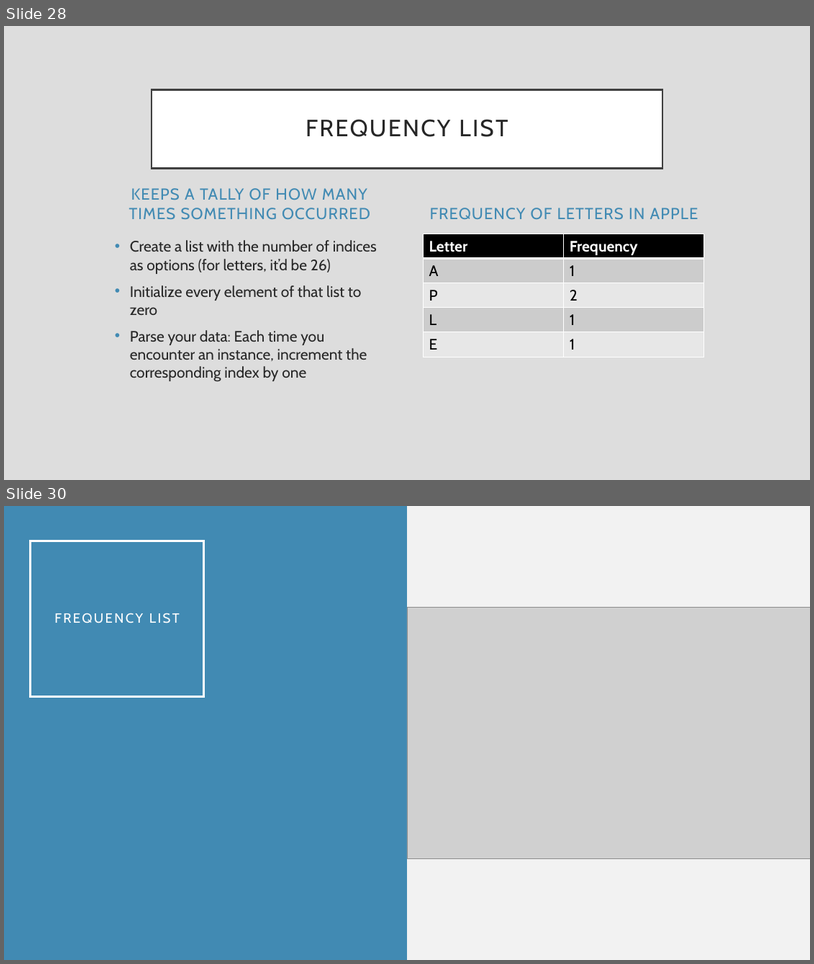
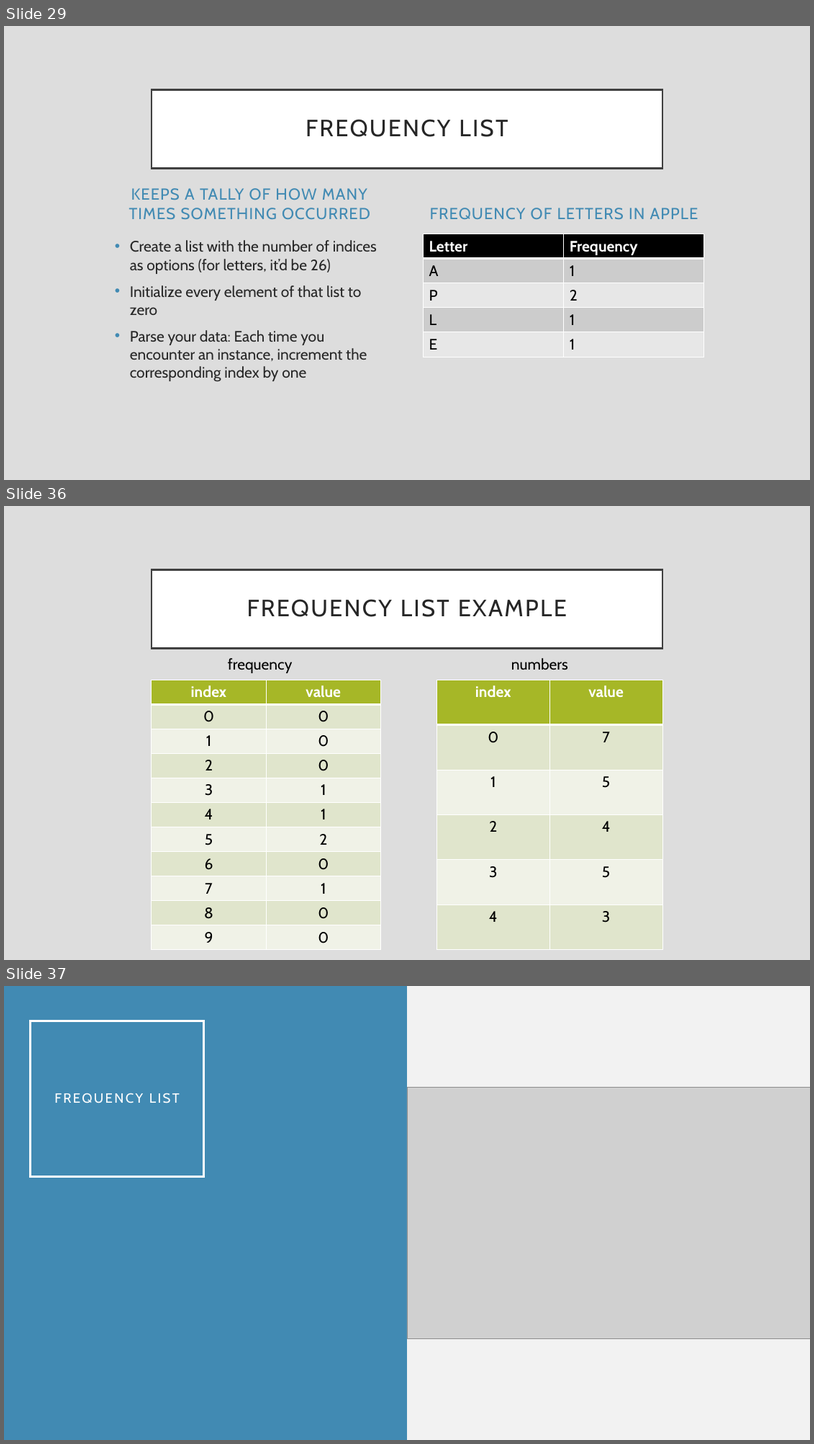
Before and after one commit to rsera/Junior-Knights, a slide deck: Python Day 6 Strings and Lists.pptx. Shown one above the other, each under a label of ours: slides 28 and 30 before the commit, slides 29, 36 and 37 after it; the slides between them are not shown. The pictures are 814x964 and 814x1444 pixels, drawn with LibreOffice and Linux fonts; fonts in the diff are those of the drawing; grey boxes stand for pictures. Boxes give left, top, right and bottom in pixels: in the first picture for what was removed or moved away, otherwise in the second. Text is boxed around its words. In the diff, an @@ line names an element or a change of style, - is before the commit and + after.

Commit message:
added tables to freq list probs

```diff
--- a/Python Day 6 Strings and Lists.pptx
+++ b/Python Day 6 Strings and Lists.pptx
@@ slide 36 added at (4, 506, 810, 960), background #DDDDDD @@
@@ title added at (152, 569, 663, 648), fill #FFFFFF, outline #404040 2.5 pt, 28 pt, text #262626 @@
+FREQUENCY LIST EXAMPLE
@@ text added at (228, 658, 292, 673), 18 pt, text #000000 @@
+frequency
@@ text added at (512, 658, 568, 669), 18 pt, text #000000 @@
+numbers
@@ table added at (152, 680, 381, 950), 11 rows, 2 columns @@
+index | value
+0 | 0
+1 | 0
+2 | 0
+3 | 1
+4 | 1
+5 | 2
+6 | 0
+7 | 1
+8 | 0
+9 | 0
@@ table added at (437, 680, 664, 950), 6 rows, 2 columns @@
+index | value
+0 | 7
+1 | 5
+2 | 4
+3 | 5
+4 | 3
@@ what was slide 28 is now slide 29 @@
@@ what was slide 30 is now slide 37 @@
```
Also in this commit, not shown: 8 slides changed, 6 other slides added.
